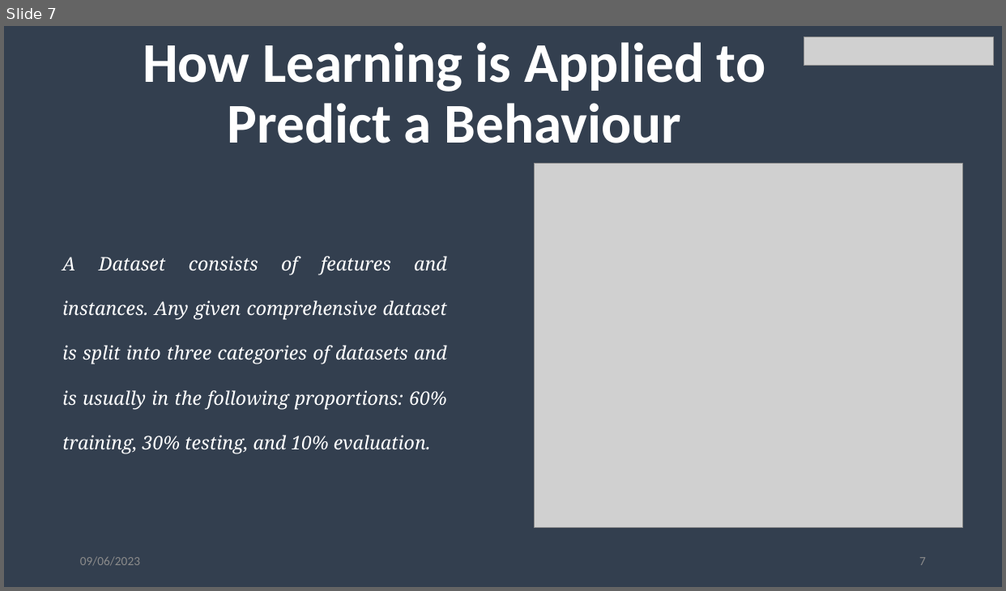
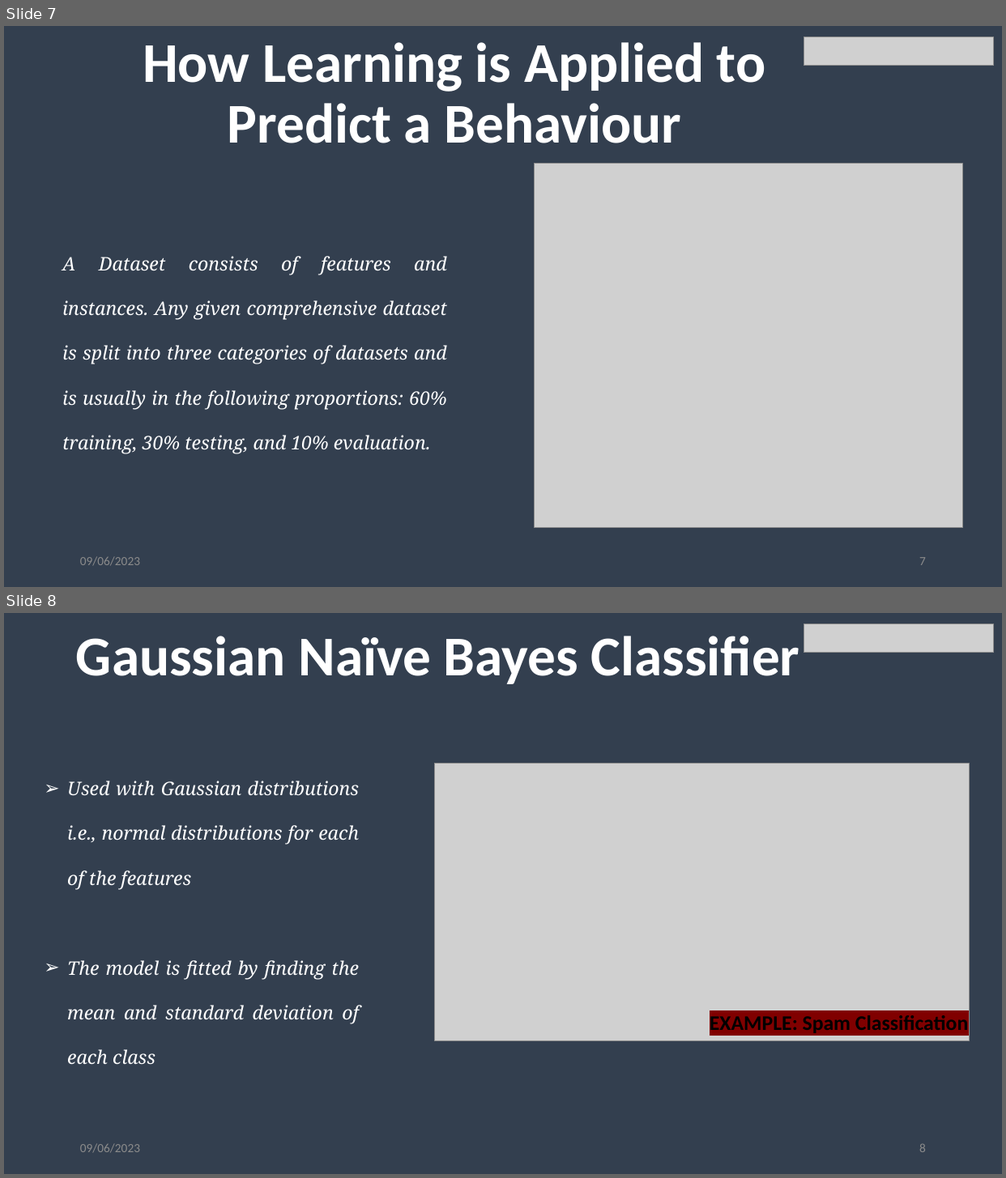
Before and after one commit to Stephaaniee/Machine-Learning, a slide deck: NaiveBayes.pptx. Shown one above the other, each under a label of ours: slide 7 before the commit, slides 7 and 8 after it. The pictures are 1006x591 and 1006x1178 pixels, drawn with LibreOffice and Linux fonts; fonts in the diff are those of the drawing; grey boxes stand for pictures; background and template pictures are left out. Boxes give left, top, right and bottom in pixels: in the first picture for what was removed or moved away, otherwise in the second. Text is boxed around its words. In the diff, an @@ line names an element or a change of style, - is before the commit and + after.

```diff
--- a/NaiveBayes.pptx
+++ b/NaiveBayes.pptx
@@ slide 8 added at box(4, 613, 1002, 1174), background picture (left out) @@
@@ title added at box(76, 636, 800, 684), 54 pt, text #FFFFFF, bold @@
+Gaussian Naïve Bayes Classifier
@@ picture added at box(803, 624, 994, 653) @@
@@ text added at box(67, 781, 360, 1065), 18 pt, text #FFFFFF, italic @@
+➢ Used with Gaussian distributions i.e., normal distributions for each of the features
+➢ The model is fitted by finding the mean and standard deviation of each class
@@ picture added at box(434, 764, 970, 1041) @@
@@ text added at box(710, 1016, 968, 1033), 20 pt, text #000000, bold @@
+EXAMPLE: Spam Classification
@@ text added at box(80, 1144, 140, 1153), 12 pt, text #8C8C8C @@
+09/06/2023
@@ page number added at box(919, 1144, 926, 1152), 12 pt, text #8C8C8C @@
+8
```
Also in this commit, not shown: 7 slides changed, 2 other slides added, 5 other files.
